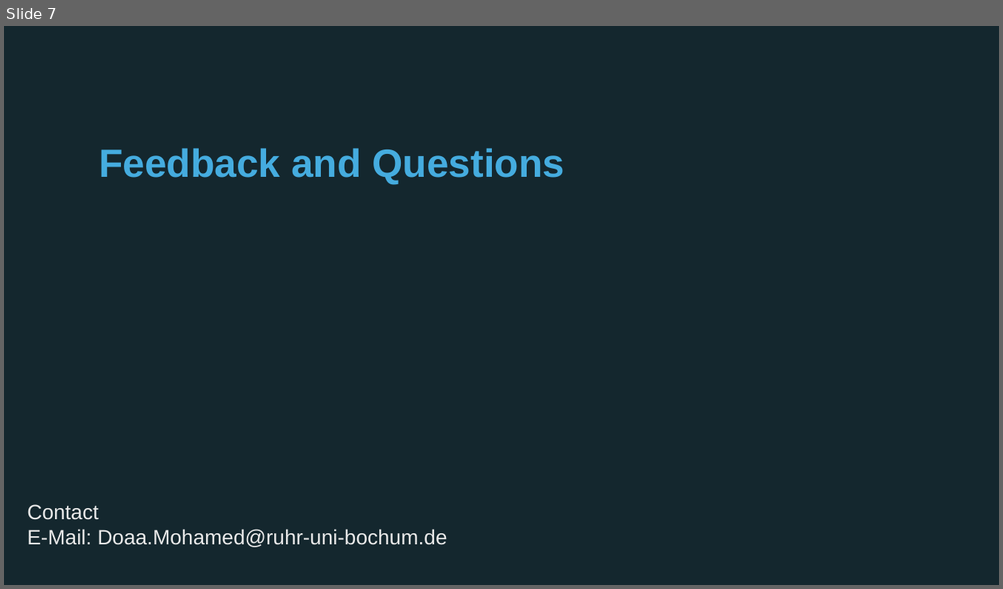
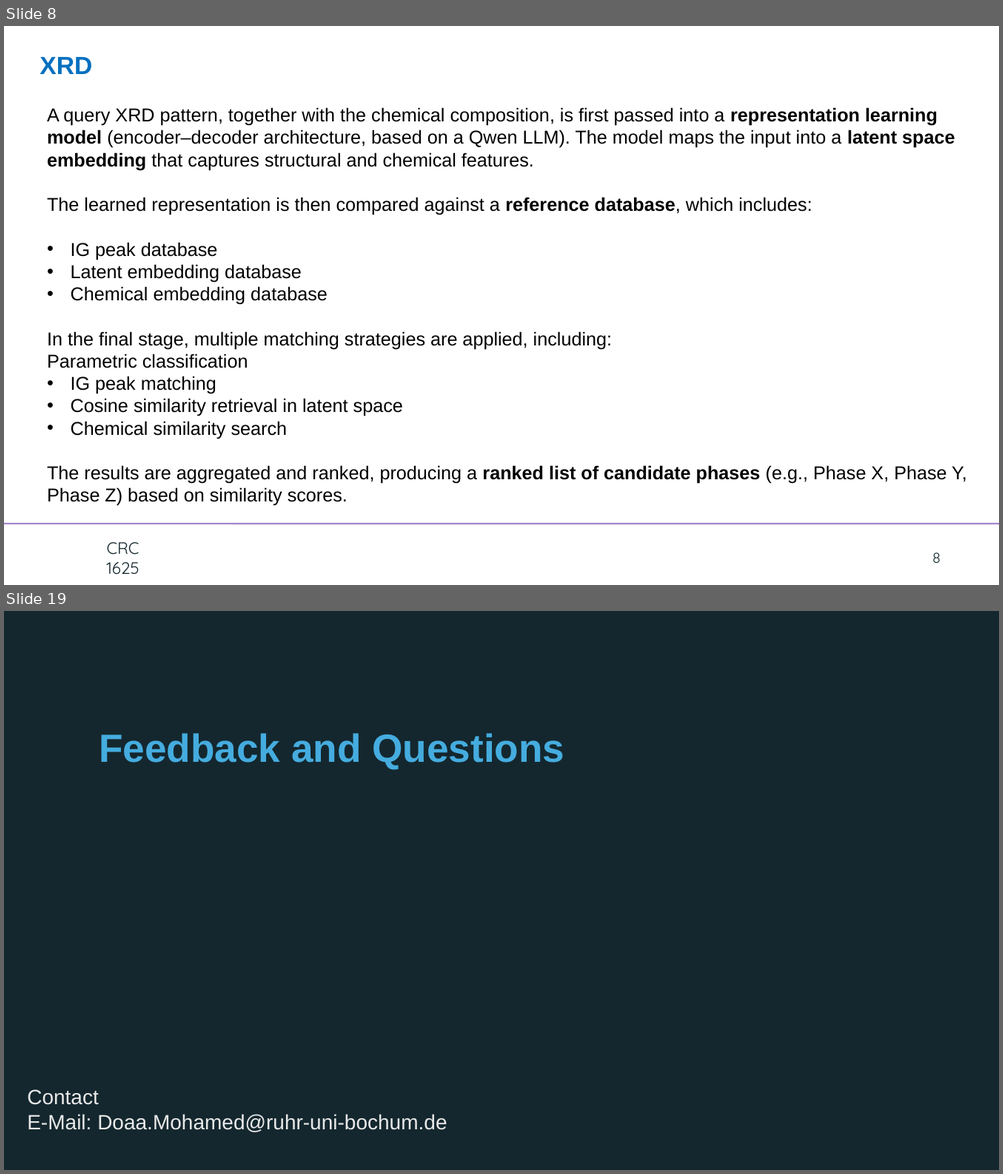
Before and after one commit to doaa1012/virtual_electrochemist, a slide deck: Meeting.pptx. Shown one above the other, each under a label of ours: slide 7 before the commit, slides 8 and 19 after it; the slides between them are not shown. The pictures are 1003x589 and 1003x1174 pixels, drawn with LibreOffice and Linux fonts; fonts in the diff are those of the drawing; background and template pictures are left out. Boxes give left, top, right and bottom in pixels: in the first picture for what was removed or moved away, otherwise in the second. Text is boxed around its words. In the diff, an @@ line names an element or a change of style, - is before the commit and + after.

```diff
--- a/Meeting.pptx
+++ b/Meeting.pptx
@@ slide 8 added at [4,26,999,585], background #FFFFFF; not listed: 1 template element that a slide beside it also shows @@
@@ text added at [40,57,92,74], 24 pt, text #0070C0, bold @@
+XRD
@@ text added at [47,107,967,506], 18 pt, text #000000 @@
+A query XRD pattern, together with the chemical composition, is first passed into a representation learning model (encoder–decoder architecture, based on a Qwen LLM). The model maps the input into a latent space embedding that captures structural and chemical features.
+The learned representation is then compared against a reference database, which includes:
+• IG peak database
+• Latent embedding database
+• Chemical embedding database
+In the final stage, multiple matching strategies are applied, including:
+Parametric classification
+• IG peak matching
+• Cosine similarity retrieval in latent space
+• Chemical similarity search
+The results are aggregated and ranked, producing a ranked list of candidate phases (e.g., Phase X, Phase Y, Phase Z) based on similarity scores.
@@ text added at [106,543,139,574], 16 pt, text #14272E @@
+CRC
+1625
@@ page number added at [932,553,940,563], 14 pt, text #14272E @@
+8
@@ what was slide 7 is now slide 19 @@
```
Also in this commit, not shown: 11 other slides added, 37 other files.
